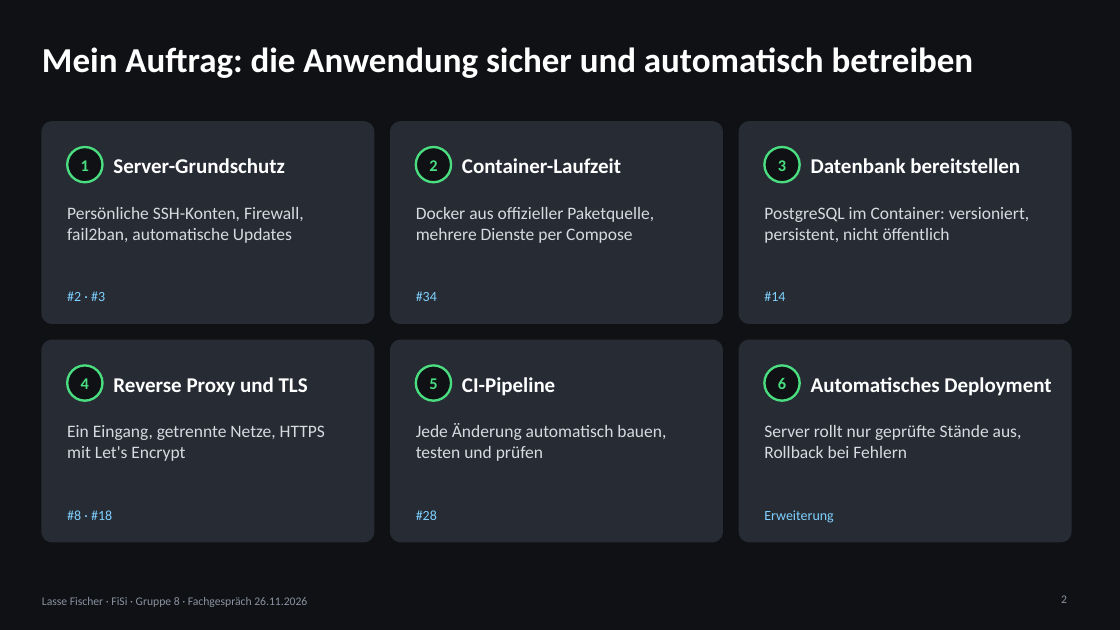
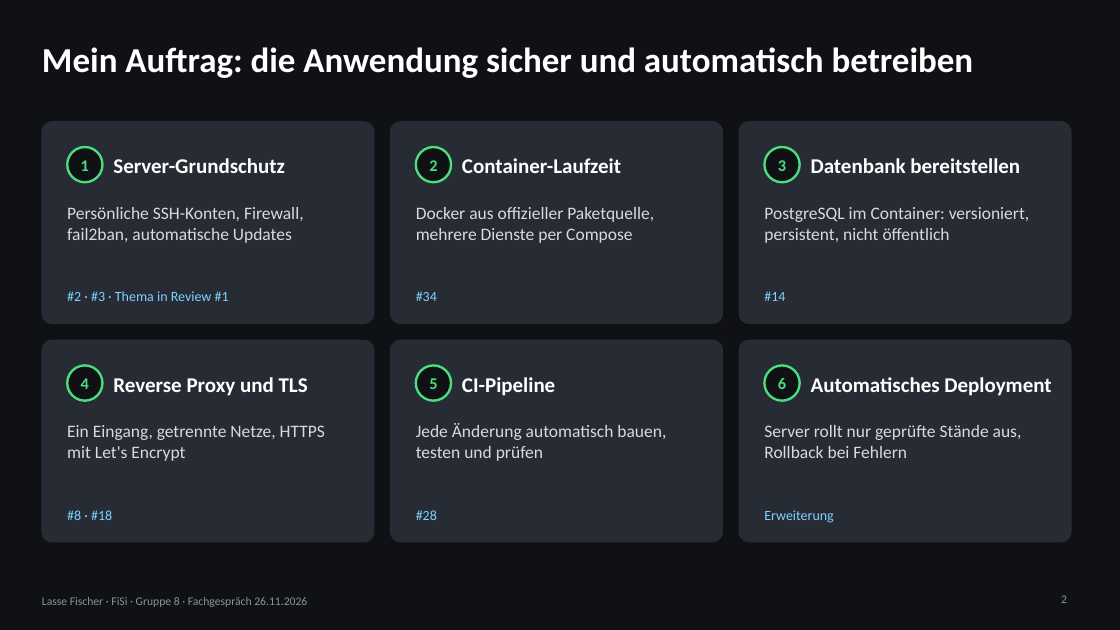
Before and after one commit to 24it1schumacher/Abschlussprojekt_Berufsschule_Gruppe_8, a slide deck: slide 2 of docs/praesentation/Fachgespraech_Lasse_Fischer_2026-11-26.pptx. Drawn at 1120x630 pixels with LibreOffice and Linux fonts; fonts in the diff are those of the drawing. Boxes give left, top, right and bottom in pixels: in the first picture for what was removed or moved away, otherwise in the second. Text is boxed around its words. In the diff, an @@ line names an element or a change of style, - is before the commit and + after.

```diff
--- a/docs/praesentation/Fachgespraech_Lasse_Fischer_2026-11-26.pptx
+++ b/docs/praesentation/Fachgespraech_Lasse_Fischer_2026-11-26.pptx
@@ text at <box>67,291,229,301</box>: text changed @@
-#2 · #3
+#2 · #3 · Thema in Review #1
```
Also in this commit, not shown: 2 other slides changed, 2 slides added, 1 slide removed, 3 other files.
